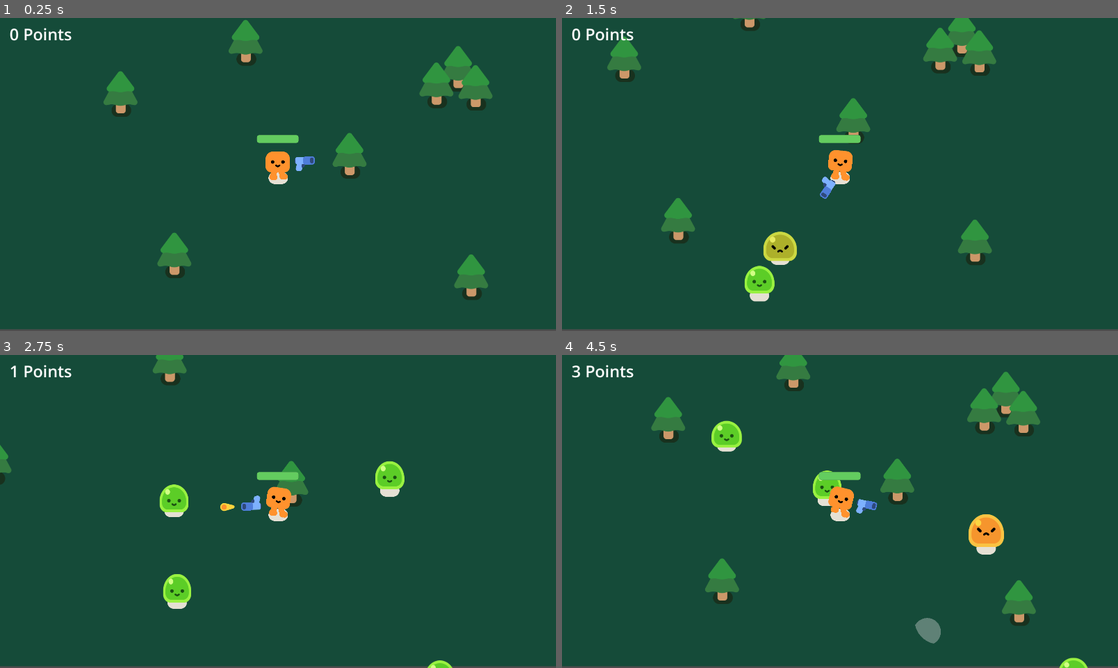
Above: before the commit, frames 1-4 (two rows, left to right).
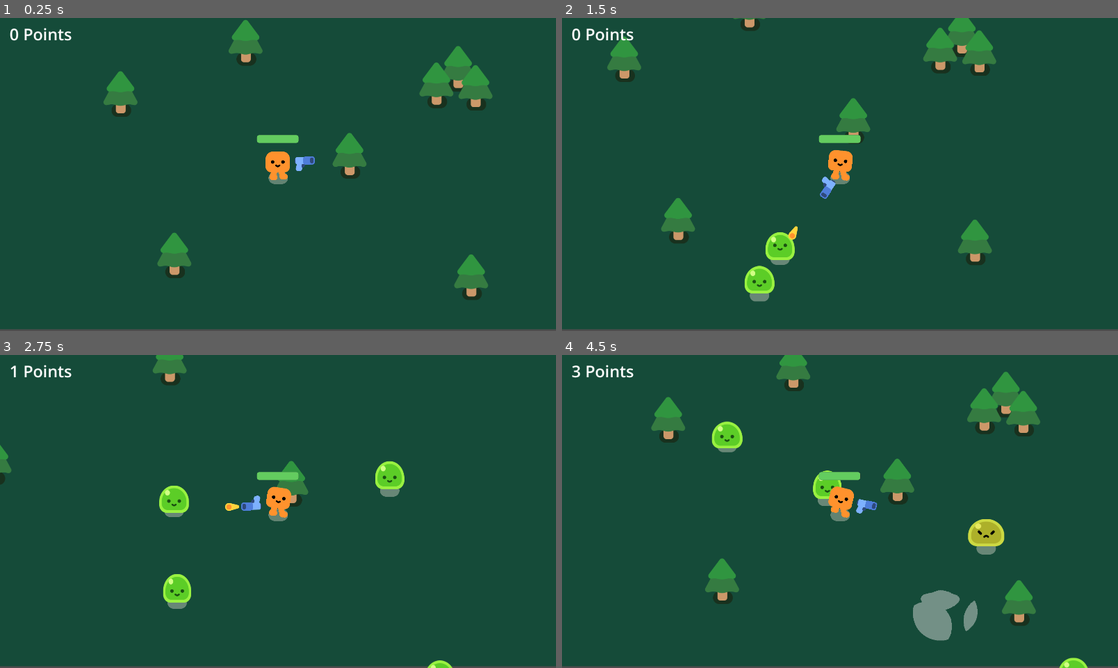
Above: after the commit, the same moments.

Repository: farinaceos/2d-godot-game
Game: Godot game, scene res://scenes/survivors_game.tscn
Same seed, same stepped clock (60 frames per second), same inputs: the game is played once before the commit and once after it.
Inputs:
- Up to frame 1 (0.25 s): no input
- Up to frame 2 (1.5 s): hold D (move_right) 0.53-1.28 s; hold S (move_down) from 1.28 s (still down)
- Up to frame 3 (2.75 s): release S (move_down) at 2.03 s; hold D (move_right) from 2.03 s (still down)
- Up to frame 4 (4.5 s): release D (move_right) at 2.78 s; hold W (move_up) 2.78-3.53 s; hold A (move_left) from 3.53 s (still down)

The runs differ from the first frame. In frame 1, less than 0.1% of the frame differs, in the area x 48-52%, y 49-54%; in frame 2, 0.7%; in frame 3, 0.4%; in frame 4, 1.9%, in the area x 26-80%, y 20-93%.

Commit message:
Tuning of Values and new exe file for v0.2

Diff:
--- a/characters/happy_boo/happy_boo.tscn
+++ b/characters/happy_boo/happy_boo.tscn
@@ -585,13 +585,13 @@
 
 [node name="AnimationPlayer" type="AnimationPlayer" parent="."]
 unique_name_in_owner = true
-playback_default_blend_time = 0.2
 libraries = {
 "": SubResource("AnimationLibrary_wrcpu")
 }
+playback_default_blend_time = 0.2
 
 [node name="GroundShadow" type="Sprite2D" parent="."]
-modulate = Color(0.898039, 0.878431, 0.831373, 1)
+modulate = Color(0.898039, 0.878431, 0.831373, 0.372549)
 z_index = -1
 z_as_relative = false
 scale = Vector2(0.8, 0.8)
--- a/characters/slime/slime.tscn
+++ b/characters/slime/slime.tscn
@@ -215,7 +215,7 @@
 script = ExtResource("1_87y5x")
 
 [node name="GroundShadow" type="Sprite2D" parent="."]
-modulate = Color(0.898039, 0.878431, 0.831373, 1)
+modulate = Color(0.898039, 0.878431, 0.831373, 0.4)
 z_index = -1
 z_as_relative = false
 scale = Vector2(0.8, 0.8)
--- a/scenes/mob.tscn
+++ b/scenes/mob.tscn
@@ -16,7 +16,7 @@
 position = Vector2(3, 30)
 
 [node name="CollisionShape2D" type="CollisionShape2D" parent="."]
-position = Vector2(2, 3)
+position = Vector2(3, 1)
 shape = SubResource("CircleShape2D_sna06")
 
 [connection signal="tree_exited" from="Slime" to="." method="_on_slime_tree_exited"]
--- a/script/bullet.gd
+++ b/script/bullet.gd
@@ -1,6 +1,6 @@
 extends Area2D
 
-const SPEED = 1500
+const SPEED = 1000
 const RANGE = 2000
 
 var travelled_distance = 0
--- /dev/null
+++ b/script/game_manager.gd
@@ -0,0 +1,9 @@
+extends Node
+
+var score = 0
+
+@onready var score_label = $Score_Label
+
+func add_point():
+	score += 1
+	score_label.text = str(score) + " Points"
--- a/script/player.gd
+++ b/script/player.gd
@@ -15,7 +15,7 @@
 	else:
 		%HappyBoo.play_idle_animation()
 
-	const DAMAGE_RATE = 5.0
+	const DAMAGE_RATE = 12.0
 	var overlapping_mobs = %HurtBox.get_overlapping_bodies()
 	if overlapping_mobs.size() > 0:
 		health -= DAMAGE_RATE * overlapping_mobs.size() * delta
Not shown, changed: export_presets.cfg
Not shown, removed: Blob.console.exe
Not shown, changed: Blob.exe
Not shown, removed: Blob.zip
Not shown, added: Blob_02.console.exe
Not shown, added: Blob_02.exe
